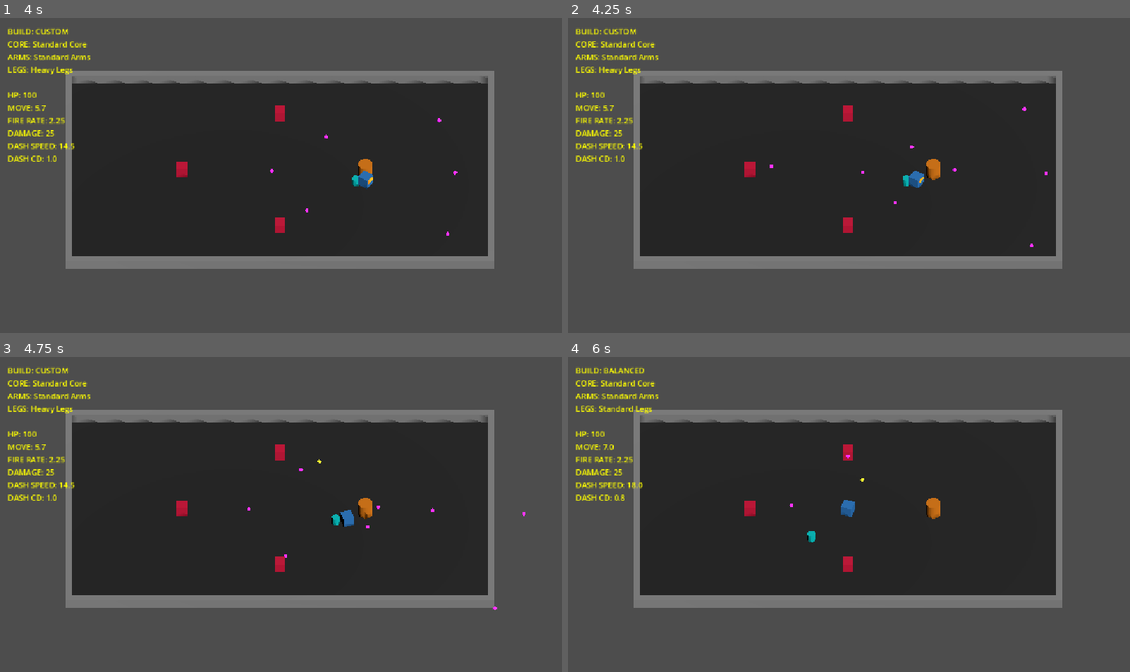
Above: before the commit, frames 1-4 (two rows, left to right).
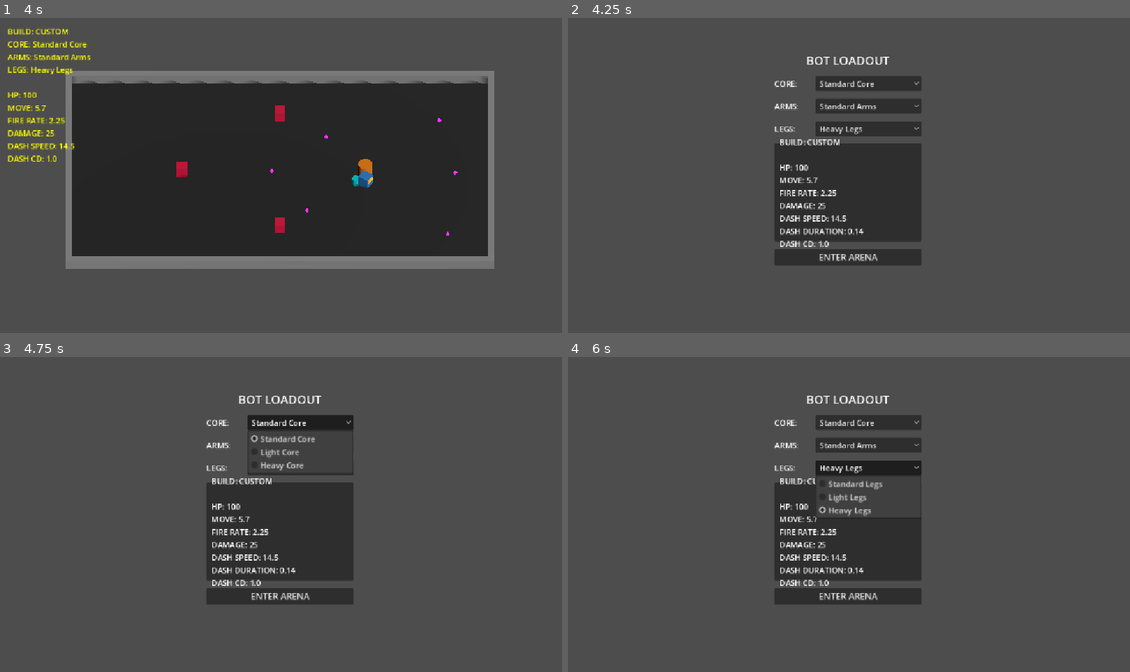
Above: after the commit, the same moments.

Repository: zwordup-sudo/BotArena
Game: Godot game, scene res://scenes/main_3d.tscn
Two runs of this game, one before a commit and one after it. Both use one fixed random seed, a clock stepped at 60 frames per second and the inputs below. Before the commit the project has no main scene; this scene is started directly in both runs.
Inputs (mouse positions are in pixels of both pictures, inside the frame that each line leads up to):
- Up to frame 1 (4 s): tap Enter at 0.5 s; move the mouse to (404, 159) at 0.52 s; hold D (move_right) 0.53-1.25 s; tap Space (dash) at 0.6, 2 s; click (404, 159) at 0.67 s; tap 1 at 0.8 s; drag from (168, 191) to (252, 238) at 1.27 s; move the mouse to (337, 106) at 2.02 s; hold D (move_right) 2.03-2.75 s; tap 2 at 2.1 s; tap 3 at 2.3 s; drag from (252, 238) to (112, 128) at 2.77 s; move the mouse to (449, 222) at 3.52 s; hold A (move_left) from 3.53 s (still down); tap 4 at 3.6 s; tap 5 at 3.8 s
- Up to frame 2 (4.25 s): keep holding A (move_left); tap Escape at 4.15 s
- Up to frame 3 (4.75 s): release A (move_left) at 4.25 s; click (297, 423) at 4.25 s, where only the run after the commit has a clickable "Standard Core"
- Up to frame 4 (6 s): click (865, 445) at 5 s, where only the run after the commit has a clickable "Standard Arms"; click (865, 467) at 5.75 s, where only the run after the commit has a clickable "Heavy Legs"

Frame 1 is identical in both runs. In frame 2, 40% of the frame differs, in the area x 1-88%, y 3-80%; in frame 3, 41%; in frame 4, 41%.

Commit message:
feat: add pre-arena modular loadout

Diff:
--- a/project.godot
+++ b/project.godot
@@ -12,11 +12,13 @@
 
 config/name="BotArena"
 config/features=PackedStringArray("4.7", "GL Compatibility")
+run/main_scene="res://scenes/loadout_3d.tscn"
 config/icon="res://icon.svg"
 
 [autoload]
 
 _mcp_game_helper="*res://addons/godot_ai/runtime/game_helper.gd"
+GameSession="*res://scripts/game_session.gd"
 
 [display]
 
--- /dev/null
+++ b/scenes/loadout_3d.tscn
@@ -0,0 +1,91 @@
+[gd_scene load_steps=2 format=3]
+
+[ext_resource type="Script" path="res://scripts/loadout_3d.gd" id="1_loadout3d"]
+
+[node name="Loadout3D" type="Control"]
+layout_mode = 3
+anchors_preset = 15
+anchor_right = 1.0
+anchor_bottom = 1.0
+grow_horizontal = 2
+grow_vertical = 2
+script = ExtResource("1_loadout3d")
+
+[node name="VBoxContainer" type="VBoxContainer" parent="."]
+layout_mode = 1
+anchors_preset = 8
+anchor_left = 0.5
+anchor_top = 0.5
+anchor_right = 0.5
+anchor_bottom = 0.5
+offset_left = -150.0
+offset_top = -250.0
+offset_right = 150.0
+offset_bottom = 250.0
+grow_horizontal = 2
+grow_vertical = 2
+theme_override_constants/separation = 15
+
+[node name="TitleLabel" type="Label" parent="VBoxContainer"]
+layout_mode = 2
+theme_override_font_sizes/font_size = 24
+text = "BOT LOADOUT"
+horizontal_alignment = 1
+
+[node name="CoreContainer" type="HBoxContainer" parent="VBoxContainer"]
+layout_mode = 2
+
+[node name="Label" type="Label" parent="VBoxContainer/CoreContainer"]
+custom_minimum_size = Vector2(80, 0)
+layout_mode = 2
+text = "CORE:"
+
+[node name="CoreSelector" type="OptionButton" parent="VBoxContainer/CoreContainer"]
+layout_mode = 2
+size_flags_horizontal = 3
+
+[node name="ArmsContainer" type="HBoxContainer" parent="VBoxContainer"]
+layout_mode = 2
+
+[node name="Label" type="Label" parent="VBoxContainer/ArmsContainer"]
+custom_minimum_size = Vector2(80, 0)
+layout_mode = 2
+text = "ARMS:"
+
+[node name="ArmsSelector" type="OptionButton" parent="VBoxContainer/ArmsContainer"]
+layout_mode = 2
+size_flags_horizontal = 3
+
+[node name="LegsContainer" type="HBoxContainer" parent="VBoxContainer"]
+layout_mode = 2
+
+[node name="Label" type="Label" parent="VBoxContainer/LegsContainer"]
+custom_minimum_size = Vector2(80, 0)
+layout_mode = 2
+text = "LEGS:"
+
+[node name="LegsSelector" type="OptionButton" parent="VBoxContainer/LegsContainer"]
+layout_mode = 2
+size_flags_horizontal = 3
+
+[node name="StatsPanel" type="Panel" parent="VBoxContainer"]
+custom_minimum_size = Vector2(0, 200)
+layout_mode = 2
+
+[node name="StatsLabel" type="Label" parent="VBoxContainer/StatsPanel"]
+layout_mode = 1
+anchors_preset = 15
+anchor_right = 1.0
+anchor_bottom = 1.0
+offset_left = 10.0
+offset_top = 10.0
+offset_right = -10.0
+offset_bottom = -10.0
+grow_horizontal = 2
+grow_vertical = 2
+text = "Stats preview..."
+
+[node name="EnterButton" type="Button" parent="VBoxContainer"]
+layout_mode = 2
+theme_override_font_sizes/font_size = 18
+text = "ENTER ARENA"
--- /dev/null
+++ b/scripts/game_session.gd
@@ -0,0 +1,9 @@
+extends Node
+
+var selected_build: Resource # BotBuild
+
+func set_selected_build(build: Resource) -> void:
+	selected_build = build
+
+func get_selected_build() -> Resource:
+	return selected_build
--- /dev/null
+++ b/scripts/loadout_3d.gd
@@ -0,0 +1,111 @@
+extends Control
+
+# Preload individual part resources
+const STANDARD_CORE = preload("res://resources/parts/core/standard_core.tres")
+const LIGHT_CORE = preload("res://resources/parts/core/light_core.tres")
+const HEAVY_CORE = preload("res://resources/parts/core/heavy_core.tres")
+
+const STANDARD_ARMS = preload("res://resources/parts/arms/standard_arms.tres")
+const RAPID_ARMS = preload("res://resources/parts/arms/rapid_arms.tres")
+const HEAVY_ARMS = preload("res://resources/parts/arms/heavy_arms.tres")
+
+const STANDARD_LEGS = preload("res://resources/parts/legs/standard_legs.tres")
+const LIGHT_LEGS = preload("res://resources/parts/legs/light_legs.tres")
+const HEAVY_LEGS = preload("res://resources/parts/legs/heavy_legs.tres")
+
+@onready var core_list = [STANDARD_CORE, LIGHT_CORE, HEAVY_CORE]
+@onready var arms_list = [STANDARD_ARMS, RAPID_ARMS, HEAVY_ARMS]
+@onready var legs_list = [STANDARD_LEGS, LIGHT_LEGS, HEAVY_LEGS]
+
+@onready var core_selector: OptionButton = $VBoxContainer/CoreContainer/CoreSelector
+@onready var arms_selector: OptionButton = $VBoxContainer/ArmsContainer/ArmsSelector
+@onready var legs_selector: OptionButton = $VBoxContainer/LegsContainer/LegsSelector
+@onready var stats_label: Label = $VBoxContainer/StatsPanel/StatsLabel
+@onready var enter_button: Button = $VBoxContainer/EnterButton
+
+var current_build: Resource
+
+func _ready() -> void:
+	# Populate dropdowns
+	core_selector.clear()
+	for core in core_list:
+		core_selector.add_item(core.display_name)
+
+	arms_selector.clear()
+	for arms in arms_list:
+		arms_selector.add_item(arms.display_name)
+
+	legs_selector.clear()
+	for legs in legs_list:
+		legs_selector.add_item(legs.display_name)
+
+	# Connect signals
+	core_selector.item_selected.connect(_on_part_selected)
+	arms_selector.item_selected.connect(_on_part_selected)
+	legs_selector.item_selected.connect(_on_part_selected)
+	enter_button.pressed.connect(_on_enter_pressed)
+
+	# Load existing build from GameSession if it exists
+	var saved_build = GameSession.get_selected_build()
+	if saved_build:
+		# Find and set indices
+		var c_idx = core_list.find(saved_build.core)
+		if c_idx != -1: core_selector.selected = c_idx
+		var a_idx = arms_list.find(saved_build.arms)
+		if a_idx != -1: arms_selector.selected = a_idx
+		var l_idx = legs_list.find(saved_build.legs)
+		if l_idx != -1: legs_selector.selected = l_idx
+	else:
+		core_selector.selected = 0
+		arms_selector.selected = 0
+		legs_selector.selected = 0
+
+	update_build_and_preview()
+
+func _on_part_selected(_idx: int) -> void:
+	update_build_and_preview()
+
+func update_build_and_preview() -> void:
+	# Instantiate standard BotBuild class dynamically to isolate from resources
+	current_build = load("res://scripts/data/bot_build.gd").new()
+	current_build.core = core_list[core_selector.selected]
+	current_build.arms = arms_list[arms_selector.selected]
+	current_build.legs = legs_list[legs_selector.selected]
+
+	# Detect preset name
+	var build_name = "CUSTOM"
+	var c_idx = core_selector.selected
+	var a_idx = arms_selector.selected
+	var l_idx = legs_selector.selected
+
+	if c_idx == 0 and a_idx == 0 and l_idx == 0:
+		build_name = "BALANCED"
+	elif c_idx == 1 and a_idx == 1 and l_idx == 1:
+		build_name = "SCOUT"
+	elif c_idx == 2 and a_idx == 2 and l_idx == 2:
+		build_name = "HEAVY"
+
+	# Retrieve stats
+	var max_health = current_build.core.max_health
+	var fire_rate = current_build.arms.fire_rate
+	var projectile_damage = current_build.arms.projectile_damage
+	var speed = current_build.legs.movement_speed
+	var dash_speed = current_build.legs.dash_speed
+	var dash_duration = current_build.legs.dash_duration
+	var dash_cooldown = current_build.legs.dash_cooldown
+
+	# Update label
+	stats_label.text = (
+		"BUILD: " + build_name + "\n\n" +
+		"HP: " + str(int(max_health)) + "\n" +
+		"MOVE: " + str(speed) + "\n" +
+		"FIRE RATE: " + str(fire_rate) + "\n" +
+		"DAMAGE: " + str(int(projectile_damage)) + "\n" +
+		"DASH SPEED: " + str(dash_speed) + "\n" +
+		"DASH DURATION: " + str(dash_duration) + "\n" +
+		"DASH CD: " + str(dash_cooldown)
+	)
+
+func _on_enter_pressed() -> void:
+	GameSession.set_selected_build(current_build)
+	get_tree().change_scene_to_file("res://scenes/main_3d.tscn")
--- a/scripts/player_3d.gd
+++ b/scripts/player_3d.gd
@@ -53,13 +53,28 @@
 var dash_direction: Vector3 = Vector3.ZERO
 
 func _ready() -> void:
-	if not bot_build:
-		bot_build = BALANCED_BUILD
-	recalculate_stats()
-	current_health = max_health
-
-	# Trigger initial console print & debug UI update
-	apply_build(bot_build, "BALANCED")
+	# Load existing selection from autoload GameSession if available
+	var saved_build = GameSession.get_selected_build() if has_node("/root/GameSession") else null
+	if saved_build:
+		bot_build = saved_build
+
+		# Identify preset build names for UI convenience
+		var build_name = "CUSTOM"
+		var c = bot_build.core
+		var a = bot_build.arms
+		var l = bot_build.legs
+		if c.id == "standard_core" and a.id == "standard_arms" and l.id == "standard_legs":
+			build_name = "BALANCED"
+		elif c.id == "light_core" and a.id == "rapid_arms" and l.id == "light_legs":
+			build_name = "SCOUT"
+		elif c.id == "heavy_core" and a.id == "heavy_arms" and l.id == "heavy_legs":
+			build_name = "HEAVY"
+
+		apply_build(bot_build, build_name)
+	else:
+		if not bot_build:
+			bot_build = BALANCED_BUILD
+		apply_build(bot_build, "BALANCED")
 
 func recalculate_stats() -> void:
 	if bot_build:
@@ -79,7 +94,7 @@
 	recalculate_stats()
 	current_health = max_health
 
-	# Update index track if we loaded a preset directly
+	# Update index track if we loaded a preset
 	if build_name == "BALANCED":
 		core_idx = 0; arms_idx = 0; legs_idx = 0
 	elif build_name == "SCOUT":
@@ -132,15 +147,27 @@
 	custom_build.legs = legs_list[legs_idx]
 	apply_build(custom_build, "CUSTOM")
 
+	# Keep GameSession updated with active custom debug selection
+	if has_node("/root/GameSession"):
+		GameSession.set_selected_build(custom_build)
+
 func _unhandled_input(event: InputEvent) -> void:
 	if event is InputEventKey and event.pressed:
 		match event.keycode:
+			KEY_ESCAPE:
+				get_tree().change_scene_to_file("res://scenes/loadout_3d.tscn")
 			KEY_1:
 				apply_build(BALANCED_BUILD, "BALANCED")
+				if has_node("/root/GameSession"):
+					GameSession.set_selected_build(BALANCED_BUILD)
 			KEY_2:
 				apply_build(SCOUT_BUILD, "SCOUT")
+				if has_node("/root/GameSession"):
+					GameSession.set_selected_build(SCOUT_BUILD)
 			KEY_3:
 				apply_build(HEAVY_BUILD, "HEAVY")
+				if has_node("/root/GameSession"):
+					GameSession.set_selected_build(HEAVY_BUILD)
 			KEY_4:
 				core_idx = (core_idx + 1) % core_list.size()
 				apply_custom_build()
Not shown, added: scripts/game_session.gd.uid
Not shown, added: scripts/loadout_3d.gd.uid
